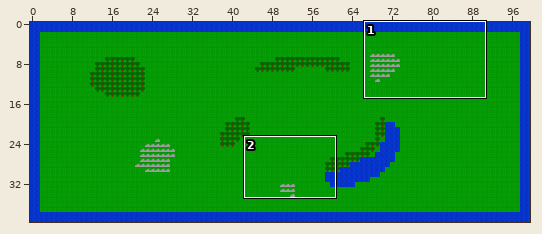
Tiled map -- data/map.tmx. Above: a wide view before the commit, with the close-up outlined.
Close-up. Earlier state:
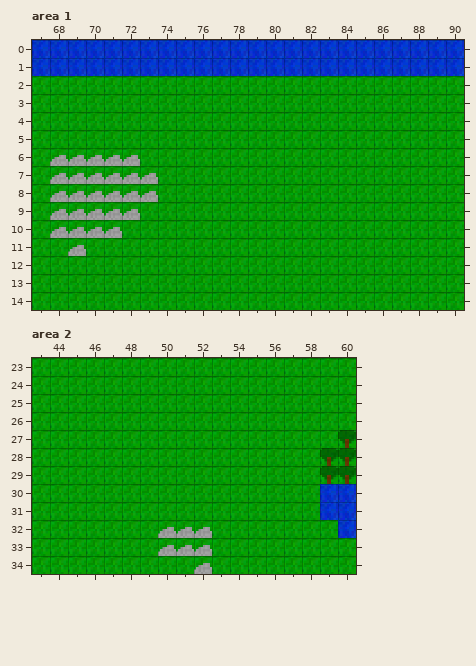
Cells are 32x32 px. Shown: area 1 x 67..90, y 0..14; area 2 x 43..60, y 23..34. The commit also changed other parts of the map, which this record leaves out.
Now the later version:
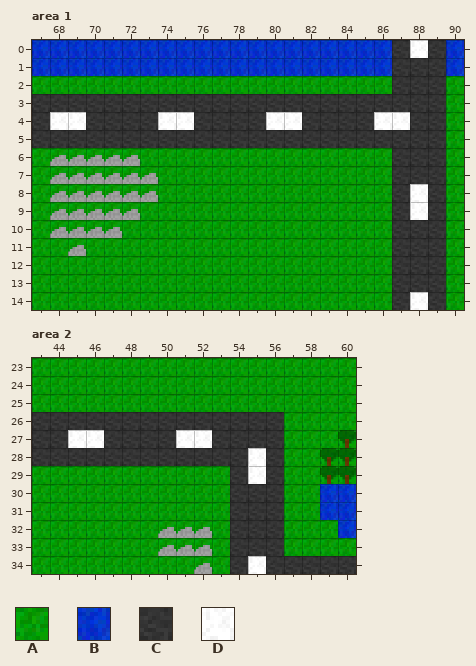
Key: from "tileset": A 0, B 1, C 4, D 5.
_ is an empty cell.
What changed:
Layer "ground", area 1:
Tile A gives way to tile C in row 2 at x 87 to 89; in row 3 at x 67 to 89; in row 4 at x 67, 70 to 73, 76 to 79, 82 to 85 and 88 to 89; in row 5 at x 67 to 89; in rows 6 to 7 at x 87 to 89; in rows 8 to 9 at x 87 and 89.
Tile A gives way to tile C in rows 10 to 13 at x 87 to 89; in row 14 at x 87 and 89.
The edit adds tile C in row 0 at x 87 and 89; in row 1 at x 87 to 89.
Tile A gives way to tile D in row 4 at x 68 to 69, 74 to 75, 80 to 81 and 86 to 87; in rows 8 to 9 at x 88; in row 14 at x 88.
The edit adds tile D in row 0 at x 88.
Layer "objects", area 1:
Tile B is gone in rows 0 to 1 at x 87 to 89.
Layer "ground", area 2:
Tile A gives way to tile C in row 26 at x 43 to 56; in row 27 at x 43 to 44, 47 to 50 and 53 to 56; in row 28 at x 43 to 54 and 56; in row 29 at x 54 and 56; in rows 30 to 33 at x 54 to 56; in row 34 at x 54 and 56 to 60.
Tile A gives way to tile D in row 27 at x 45 to 46 and 51 to 52; in rows 28 to 29 at x 55; in row 34 at x 55.
